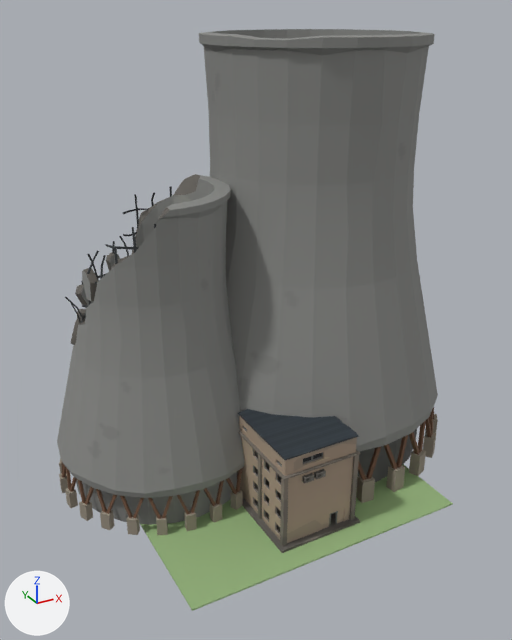
One commit to the glTF model packages/client/public/assets/models/buildings/nuclear-plant.glb: the scene before it, then after it.
One viewpoint serves both versions: a 50 mm camera at (-37.3, -65.8, 51.1) aimed at (-2.0, -1.6, 19.0). Arrows for +X, +Y and +Z are at lower left; the lights stay in place. The picture after the commit comes second. Vertices at exactly the same position are counted once.

Objects in the first picture: 'Ground', 'Nuclear_CoolingTower', 'Nuclear_CoolingTower2', 'Nuclear_Reactor'.
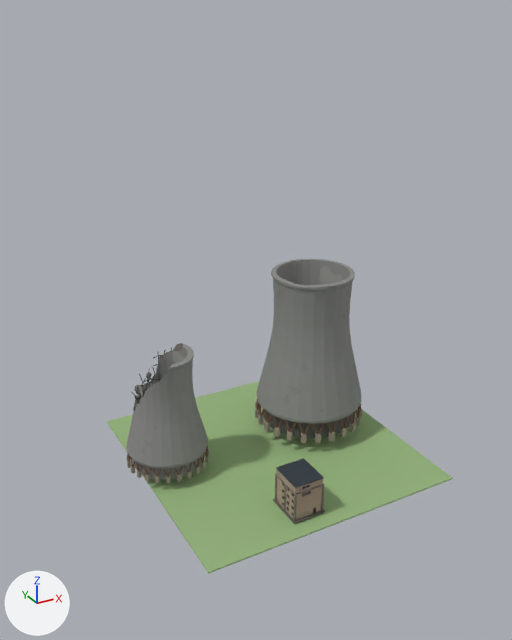
Boxes (x1, y1, x2, y2) around the edits, measured in the pictures (512 x 640 px):
```json
{"object": "Nuclear_CoolingTower", "change": "moved, rescaled", "before": [199, 29, 438, 503], "after": [255, 259, 362, 443]}
{"object": "Nuclear_CoolingTower2", "change": "moved, rescaled", "before": [57, 174, 245, 535], "after": [126, 343, 210, 483]}
{"object": "Ground", "change": "moved", "before": [140, 464, 453, 611], "after": [107, 381, 453, 574]}
{"object": "Nuclear_Reactor", "change": "moved, rescaled", "before": [237, 409, 360, 553], "after": [273, 458, 325, 524]}
```

The change, as JSON lines over the scene's bpy script:
```json
{"block": "me_mesh", "where": "# used by ob_nuclear_coolingtower; location = (7.4, 2.4, 2.6)"}
{"op": "remove", "block": "me_mesh", "code": "me_mesh.from_pydata(...)  # 1375 vertices, 1980 faces; spans x -17.2..17.2, y -17.2..17.2, z -2.5..46.2"}
{"op": "add", "block": "me_mesh", "code": "me_mesh.from_pydata(...)  # 1375 vertices, 1980 faces; spans x 0.4..14.5, y -4.6..9.5, z 1.6..21.6"}
{"block": "me_mesh", "change": "me_mesh part 1: the whole mesh is scaled about its middle by 0.411, then moved by (7.4, 2.4, -10.3)"}
{"block": "me_mesh_001", "where": "# used by ob_nuclear_coolingtower2; location = (-12.6, 2.4, 1.9)"}
{"op": "remove", "block": "me_mesh_001", "code": "me_mesh_001.from_pydata(...)  # 1753 vertices, 2656 faces; spans x -12.0..12.0, y -12.0..12.0, z -1.7..32.4"}
{"op": "add", "block": "me_mesh_001", "code": "me_mesh_001.from_pydata(...)  # 1753 vertices, 2656 faces; spans x -17.5..-7.7, y -2.5..7.3, z 1.2..15.2"}
{"block": "me_mesh_001", "change": "me_mesh_001 part 2: the whole mesh is scaled about its middle by 0.411, then moved by (-12.6, 2.4, -7.2)"}
{"block": "me_mesh_002", "where": "# used by ob_nuclear_reactor; location = (-3.1, -12.0, 0.3)"}
{"op": "remove", "block": "me_mesh_002", "code": "me_mesh_002.from_pydata(...)  # 2184 vertices, 4035 faces; spans x -4.36..5.47, y -5.17..6.0, z -0.11..10.86"}
{"op": "add", "block": "me_mesh_002", "code": "me_mesh_002.from_pydata(...)  # 2184 vertices, 4035 faces; spans x -4.93..-0.89, y -14.13..-9.54, z 0.21..4.72"}
{"block": "me_mesh_002", "change": "me_mesh_002 part 3: the whole mesh is scaled about its middle by 0.411, then moved by (-3.47, -12.25, -2.91)"}
{"op": "set", "path": "ob_nuclear_coolingtower.location", "old": "(7.4, 2.4, 2.6)", "new": "(0.8, 0.0, 0.1)"}
{"op": "set", "path": "ob_nuclear_coolingtower2.location", "old": "(-12.6, 2.4, 1.9)", "new": "(0.8, 0.0, 0.1)"}
{"op": "set", "path": "ob_nuclear_reactor.location", "old": "(-3.1, -12.0, 0.3)", "new": "(0.8, 0.0, 0.1)"}
{"op": "set", "path": "ob_ground.location", "old": "(-2.6, -3.6, 0.1)", "new": "(0.8, 0.0, 0.1)"}
```
